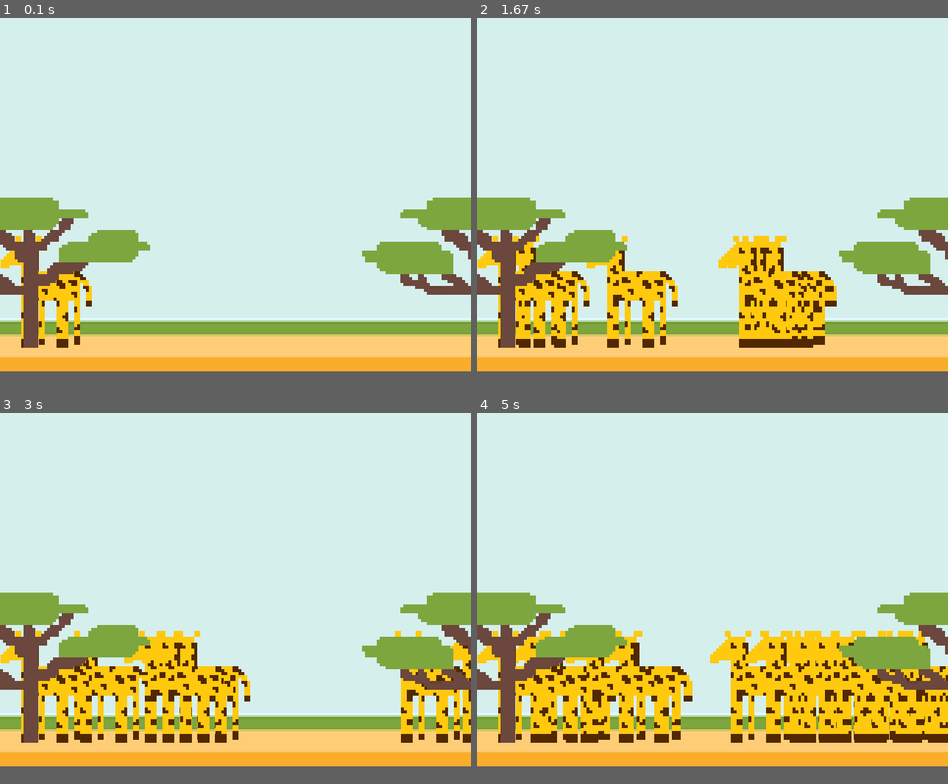
Above: before the commit, frames 1-4 (two rows, left to right).
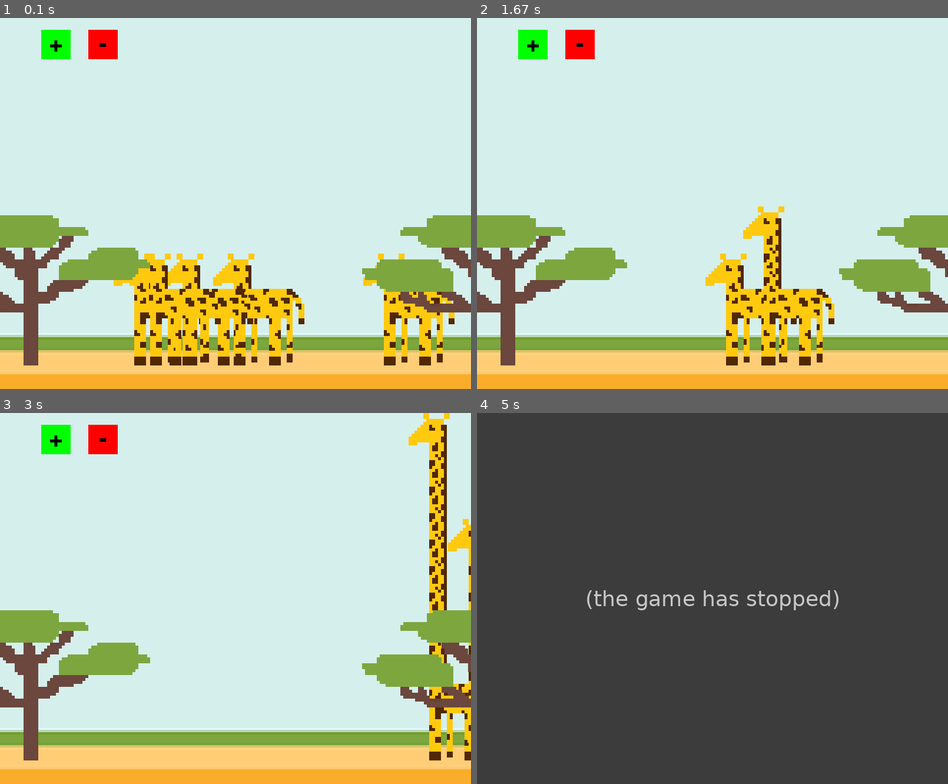
Above: after the commit, the same moments.

Repository: Milou137/giraffes
Game: pygame game, started from giraffe_evolution_simulator v0.0.0.2.py
The game is run twice, just before and just after one commit, with the same random seed, the same clock (stepped at 60 frames per second) and the same inputs.
Inputs (mouse positions are in pixels of both pictures, inside the frame that each line leads up to):
- Up to frame 1 (0.1 s): no input
- Up to frame 2 (1.67 s): click (712, 203) at 0.38 s
- Up to frame 3 (3 s): no input
- Up to frame 4 (5 s): no input
The window is 800x600 before the commit and 800x630 after it. Grey fills any space a smaller window leaves; there, only what the larger window draws over its background counts as a difference.

The runs differ from the first frame. In frame 1, 29% of the frame differs, in the area x 0-100%, y 3-97%; in frame 2, 28%; in frame 3, 30%; in frame 4, 95%, in the area x 0-100%, y 0-96%.
After the commit the program exited at 4.8 s; later frames show no game.

Commit message:
GEREPAREERD

Diff:
--- a/giraffe_evolution_simulator v0.0.0.2.py
+++ b/giraffe_evolution_simulator v0.0.0.2.py
@@ -34,7 +34,7 @@
 
 # Giraffes
 EAT_RANGE = 75
-MAX_HUNGER = 10000
+MAX_HUNGER = 5
 HUNGER_DRAIN_TICKS = 5
 DEFAULT_NECK_LENGTH = 1000
 
@@ -45,11 +45,11 @@
 white = (255,255,255)
 
 x = 800
-y = 600
+y = 630
 z = [x,y]
 
 FACTOR = 5 #int
-FPS = 20
+FPS = 100
 GLOB_STEPSIZE = 5
 clock = pygame.time.Clock()
 PIXELS_ONDERGROND = 40
@@ -68,9 +68,9 @@
 DEFAULT_TREE_LENGTH = 1000
 
 # Population
-DEFAULT_GIRAFFE_START_AMOUNT = 25
-DEFAULT_MAX_ALLOWED_GIRAFFES = 30
-DEFAULT_CHANCE_SPAWN_NEW_GIRAFFE = 25 # 1/33
+DEFAULT_GIRAFFE_START_AMOUNT = 5
+DEFAULT_MAX_ALLOWED_GIRAFFES = 10
+DEFAULT_CHANCE_SPAWN_NEW_GIRAFFE = 50 # 1/33
 DEFAULT_MUTATION_AMOUNT = 5
 
 
@@ -90,7 +90,7 @@
 
     def __init__(self, neck_length = DEFAULT_NECK_LENGTH, image=0):
 
-        self.x = 0
+        self.x = randint(0+10, x-10)
         imagepath = "images/giraffe_"+str(image)+".png" # > 0 < MAXRANGE
         self.image = pygame.image.load(imagepath).convert_alpha()
         self.neck_length = randint(neck_length-EAT_RANGE,
@@ -117,7 +117,7 @@
     def drain_hunger(self):
         self.hunger -= 1
 
-        if self.hunger == 0:
+        if self.hunger <= 0:
             self.dead = True
             #redundancy
 
@@ -142,20 +142,18 @@
 
         for i in range(distance):
             if not negative:
-                self.x += GLOB_STEPSIZE
+                self.x += 3
             else:
-                self.x -= GLOB_STEPSIZE
+                self.x -= 3
             #self.y = self.y + randint(-5, 5)
             # reset if giraffe out of boundaries
             if self.x < 0:
-                self.x = 1
+                self.x = x/2
             if self.x > x:
-                self.x = (x/3)
+                self.x = x/3
             if self.y < 0:
                 self.y = 15
             if self.y > y:
-                self.y = (y/2)
-
                 self.y = y/2
 
 """
@@ -252,7 +250,6 @@
     # sorted_x = sorted(x.items(), key=lambda kv: kv[1]) <- for later
     # if we want to return like a top-3 or something. h.
     return "Most occuring item was %s with a frequency of %s " %(item,highest)
-
 
 """
 ██████╗ ██╗   ██╗████████╗████████╗ ██████╗ ███╗   ██╗
@@ -297,7 +294,7 @@
 buttons = [upButton, downButton]
 
 TREEDOWN = - 3
-TREEUP = 15
+TREEUP = 30
 
 visualise = True
 verbose = False
@@ -319,7 +316,11 @@
 
 giraffes = []
 for i in range(DEFAULT_GIRAFFE_START_AMOUNT):
-    giraffes.append(Giraffe())
+    giraffeboy = Giraffe()
+    giraffeboy.draw()
+    giraffes.append(giraffeboy)
+    print(giraffeboy.x, giraffeboy.y)
+
     total_spawned += 1
 
 
@@ -345,40 +346,73 @@
 print("GAME STARTS!","there are", len(giraffes))
 while len(giraffes) > 0:
     for event in pygame.event.get():
+        pos = pygame.mouse.get_pos()
         if event.type == pygame.QUIT:
             window = False
 
 
-
-    # game loop
-    for hunger_drain in range(HUNGER_DRAIN_TICKS):
-        # draw background
+        elif event.type == pygame.MOUSEBUTTONDOWN:
+            if upButton.isOver(pos):
+                tree_length += 50
+
+            if downButton.isOver(pos):
+                tree_length -= 50
+
+
+
+#  ██████╗  █████╗ ███╗   ███╗███████╗    ██╗      ██████╗  ██████╗ ██████╗
+# ██╔════╝ ██╔══██╗████╗ ████║██╔════╝    ██║     ██╔═══██╗██╔═══██╗██╔══██╗
+# ██║  ███╗███████║██╔████╔██║█████╗      ██║     ██║   ██║██║   ██║██████╔╝
+# ██║   ██║██╔══██║██║╚██╔╝██║██╔══╝      ██║     ██║   ██║██║   ██║██╔═══╝
+# ╚██████╔╝██║  ██║██║ ╚═╝ ██║███████╗    ███████╗╚██████╔╝╚██████╔╝██║
+#  ╚═════╝ ╚═╝  ╚═╝╚═╝     ╚═╝╚══════╝    ╚══════╝ ╚═════╝  ╚═════╝ ╚═╝
+# ----------------------------------------------------------------------------
+# one full 'loop' equals one 'generation'
+# every generation, an inner loop represents time (hunger drains every so often)
+#
+#
+#
+    for time_unit in range(60):
+
+        # background first
         if visualise:
             surface.blit(background,(0,0))
-        for g_index in range(len(giraffes)):
-
-            giraffe = giraffes[g_index]
-            giraffe.drain_hunger()
-
-
-            giraffe.eat(tree_length)
-
-            if visualise:
+
+        # eat every 10 ticks
+        if time_unit % 10 == 0:
+            for g_index in range(len(giraffes)):
+                giraffe = giraffes[g_index]
+                giraffe.drain_hunger()
+                giraffe.eat(tree_length)
+            dead_giraffes = [giraffe for giraffe in giraffes if giraffe.isDead()]
+            for corpse in dead_giraffes:
+                total_died += 1
+                giraffes.remove(corpse)
+        else:
+            for g_index in range(len(giraffes)):
+                giraffe = giraffes[g_index]
                 giraffe.walk()
                 giraffe.draw()
-                bob.draw()
-                job.draw()
-                win.update()
-                clock.tick(FPS)
-
-
-        dead_giraffes = [giraffe for giraffe in giraffes if giraffe.isDead()]
-        for corpse in dead_giraffes:
-            total_died += 1
-            giraffes.remove(corpse)
-
-
-
+
+        # draw background (if visualise is on)
+        if visualise:
+
+
+            # foreground (trees)
+            bob.draw()
+            job.draw()
+
+
+            # draw GUI elements (buttons)
+            upButton.draw(surface)
+            downButton.draw(surface)
+            # actually update the window
+            # and show the new frame
+            win.update()
+
+
+            # tick the clock keep frames <= FPS
+            clock.tick(FPS)
 
 
 
@@ -400,10 +434,11 @@
         all_tallest_lengths.append(tall_one)
         all_treelengths.append(tree_length)
 
-    tree_length += randint(TREEDOWN, TREEUP)
+    # random treelength
+    #tree_length += randint(TREEDOWN, TREEUP)
     axvlineXes.append(total_spawned-total_died)
 
-    print("SHORT:",SHORTEST_NECK,"TALL:",TALLEST_NECK)
+    print("SHORT:",SHORTEST_NECK,"TALL:",TALLEST_NECK,"TREE:",tree_length)
     current_gen_neck_length_counts = {neck_length:neck_lengths.count(neck_length) for
               neck_length in set(neck_lengths)}
     add_to_dict(all_gen_neck_length_counts,
@@ -445,6 +480,17 @@
 '╚══════╝╚═╝  ╚═══╝╚═════╝  ' #  ╚══════╝ ╚═════╝╚═╝  ╚═╝╚══════╝╚══════╝╚═╝  ╚═══╝
 
 
+# end state ( diagrams, popuptext, idfk)
+# from https://stackoverflow.com/questions/20842801/how-to-display-text-in-pygame
+pygame.font.init()
+myfont =  pygame.font.SysFont('Comic Sans MS', 30)
+game_end_text_1 = myfont.render('Endu Of Gamu', False, (0, 0, 0))
+game_end_text_2 = myfont.render('generation: '+str(generation), False, (0, 0, 0))
+
+surface.blit(background,(0,0))
+surface.blit(game_end_text_1,((x/2)-60,y/2))
+surface.blit(game_end_text_2,((x/2)-60,y/2+30))
+win.update()
 
 # end whileloop
 print("In generation",generation,"all giraffes are dead")
